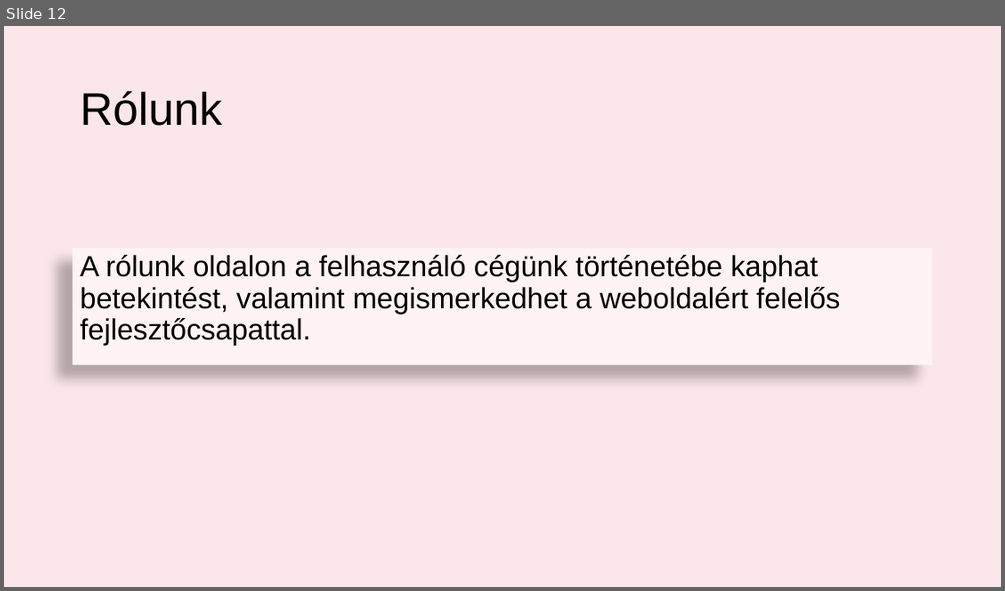
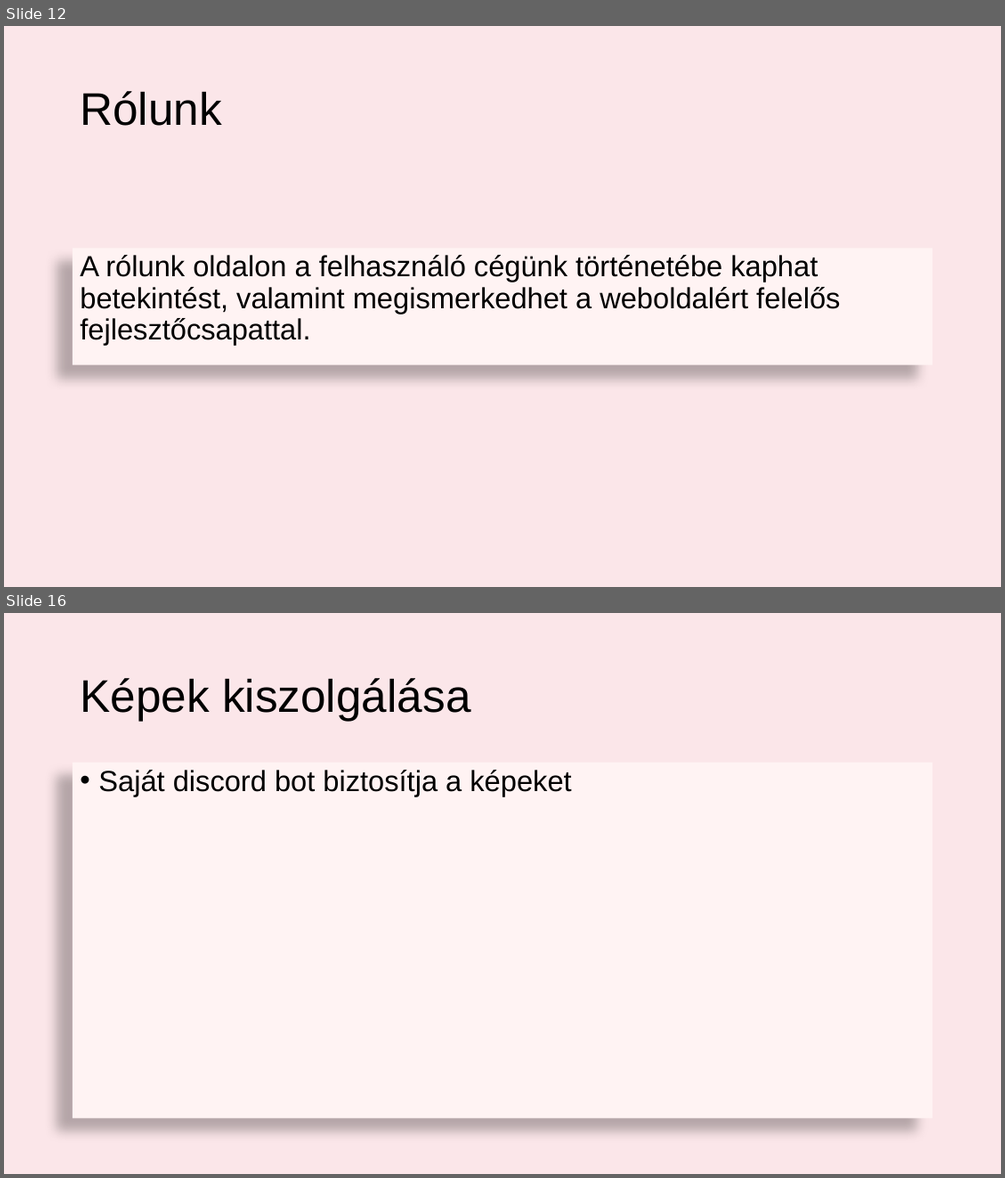
Before and after one commit to gerync/oakNglass, a slide deck: Oak&Glass.pptx. Shown one above the other, each under a label of ours: slide 12 before the commit, slides 12 and 16 after it; the slides between them are not shown. The pictures are 1005x591 and 1005x1178 pixels, drawn with LibreOffice and Linux fonts; fonts in the diff are those of the drawing. Boxes give left, top, right and bottom in pixels: in the first picture for what was removed or moved away, otherwise in the second. Text is boxed around its words. In the diff, an @@ line names an element or a change of style, - is before the commit and + after.

```diff
--- a/Oak&Glass.pptx
+++ b/Oak&Glass.pptx
@@ slide 16 added at [4,613,1001,1174], background #FBE6E9 @@
@@ title added at [80,678,471,721], 44 pt, text #000000 @@
+Képek kiszolgálása
@@ text added at [73,763,933,1119], fill #FFF3F3, 28 pt, text #000000 @@
+• Saját discord bot biztosítja a képeket
```
Also in this commit, not shown: 1 slide changed, 5 other slides added.
